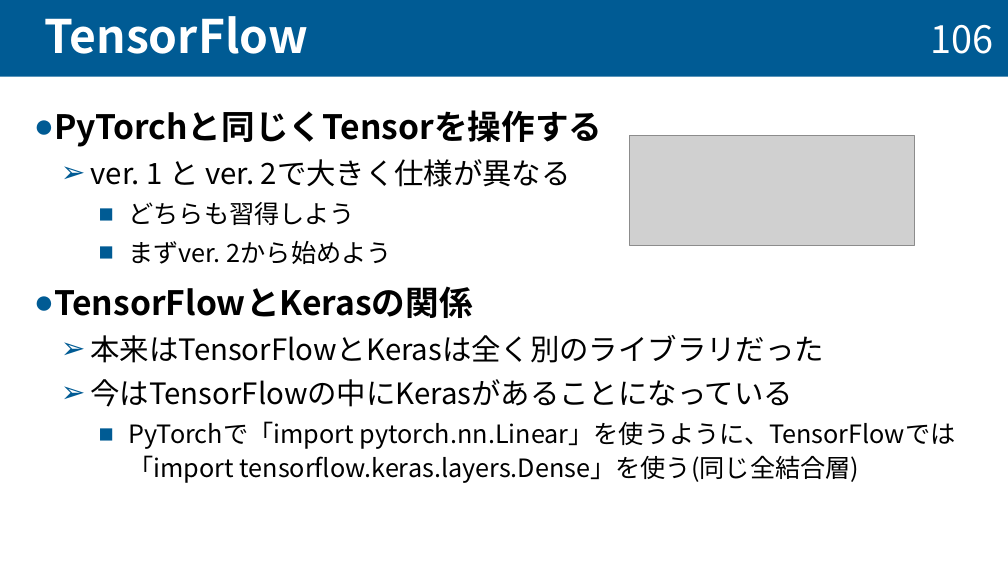
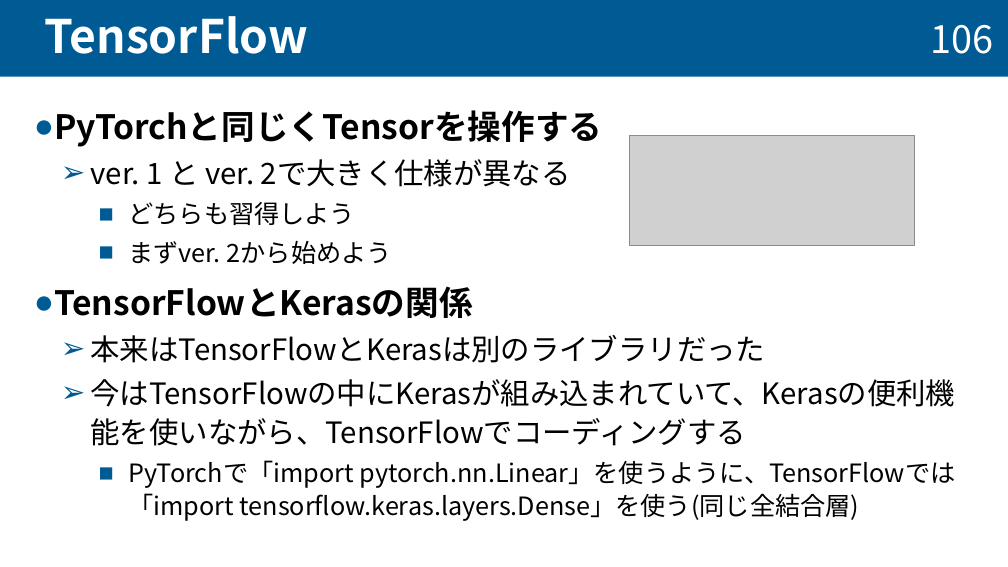
Before and after one commit to taiseifujisawa/cnn_manual_nktlab, a slide deck: slide 107 of cnn_manual.pptx. Drawn at 1008x567 pixels with LibreOffice and Linux fonts; fonts in the diff are those of the drawing; grey boxes stand for pictures. Boxes give left, top, right and bottom in pixels: in the first picture for what was removed or moved away, otherwise in the second. Text is boxed around its words. In the diff, an @@ line names an element or a change of style, - is before the commit and + after.

```diff
--- a/cnn_manual.pptx
+++ b/cnn_manual.pptx
@@ text at (91, 335, 956, 446): text changed @@
-  ➢ 本来はTensorFlowとKerasは全く別のライブラリだった
-  ➢ 今はTensorFlowの中にKerasがあることになっている
+  ➢ 本来はTensorFlowとKerasは別のライブラリだった
+  ➢ 今はTensorFlowの中にKerasが組み込まれていて、Kerasの便利機能を使いながら、TensorFlowでコーディングする
```
Also in this commit, not shown: 6 other slides changed, 15 slides added, 29 slides removed.
